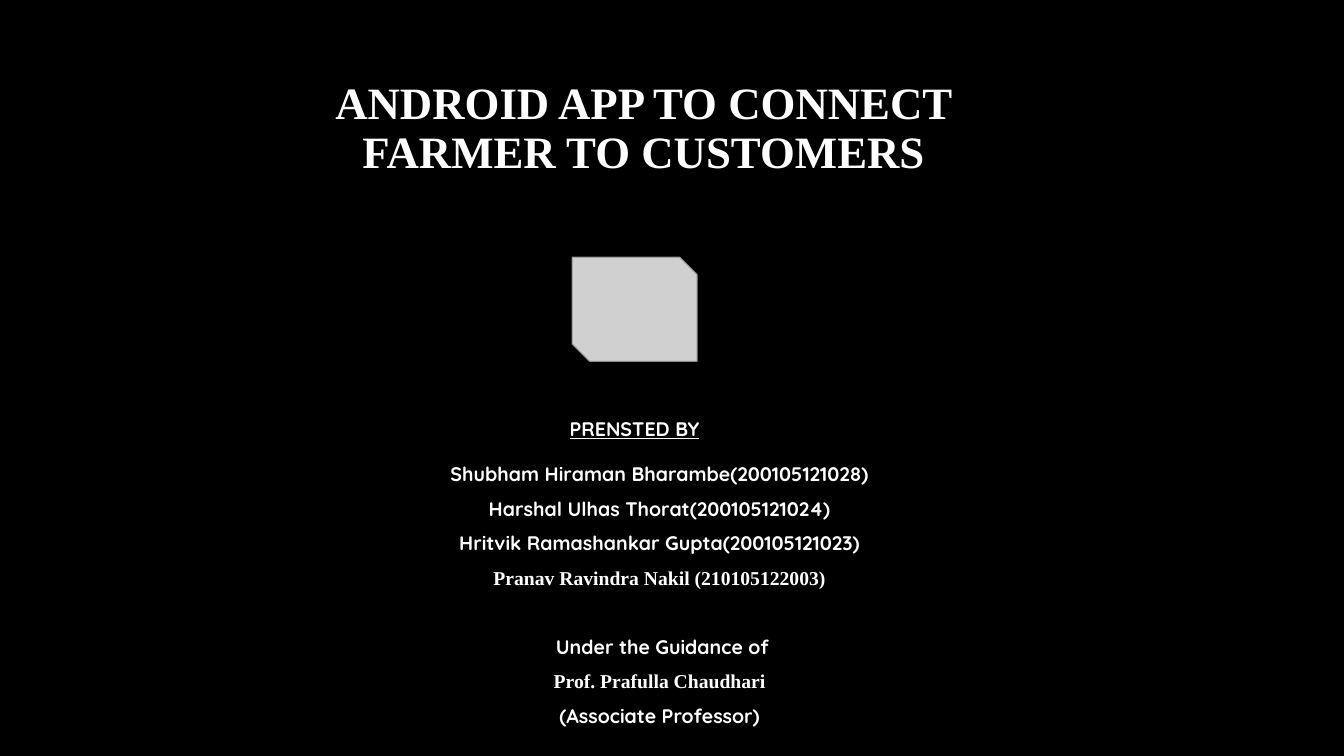
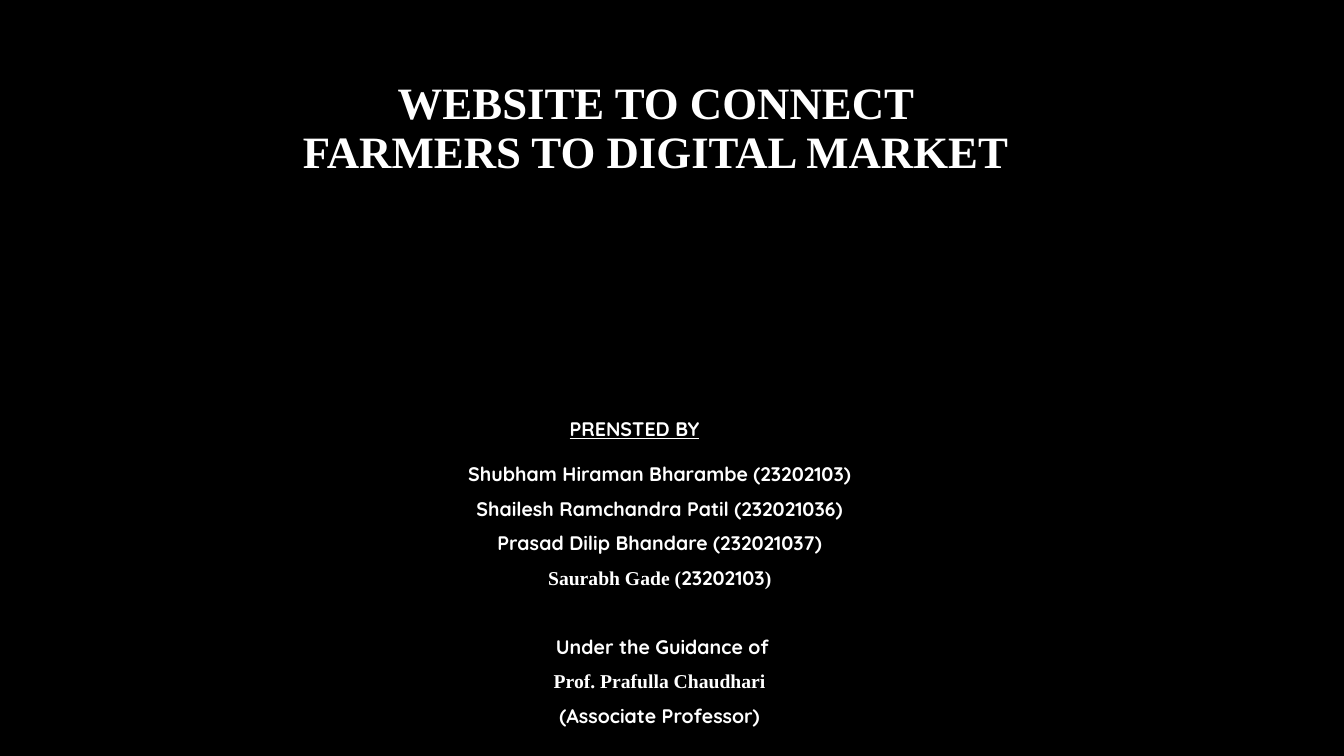
Before and after one commit to SAURABH8974/AGriPoject, a slide deck: slide 1 of ANDROID APP TO CONNECT FARMER TO CUSTOMERS.pptx. Drawn at 1344x756 pixels with LibreOffice and Linux fonts; fonts in the diff are those of the drawing; grey boxes stand for pictures; background and template pictures are left out. Boxes give left, top, right and bottom in pixels: in the first picture for what was removed or moved away, otherwise in the second. Text is boxed around its words. In the diff, an @@ line names an element or a change of style, - is before the commit and + after.

```diff
--- a/ANDROID APP TO CONNECT FARMER TO CUSTOMERS.pptx
+++ b/ANDROID APP TO CONNECT FARMER TO CUSTOMERS.pptx
@@ title at (x1=303, y1=89, x2=1008, y2=169): text changed @@
-ANDROID APP TO CONNECT FARMER TO CUSTOMERS
+WEBSITE TO CONNECT FARMERS TO DIGITAL MARKET
@@ picture removed at (x1=573, y1=257, x2=698, y2=361) @@
@@ subtitle at (x1=468, y1=466, x2=850, y2=589): text changed @@
-Shubham Hiraman Bharambe(200105121028)
-Harshal Ulhas Thorat(200105121024)
-Hritvik Ramashankar Gupta(200105121023)
-Pranav Ravindra Nakil (210105122003)
+Shubham Hiraman Bharambe (23202103)
+Shailesh Ramchandra Patil (232021036)
+Prasad Dilip Bhandare (232021037)
+Saurabh Gade (23202103)
```
Also in this commit, not shown: 6 other slides changed.
